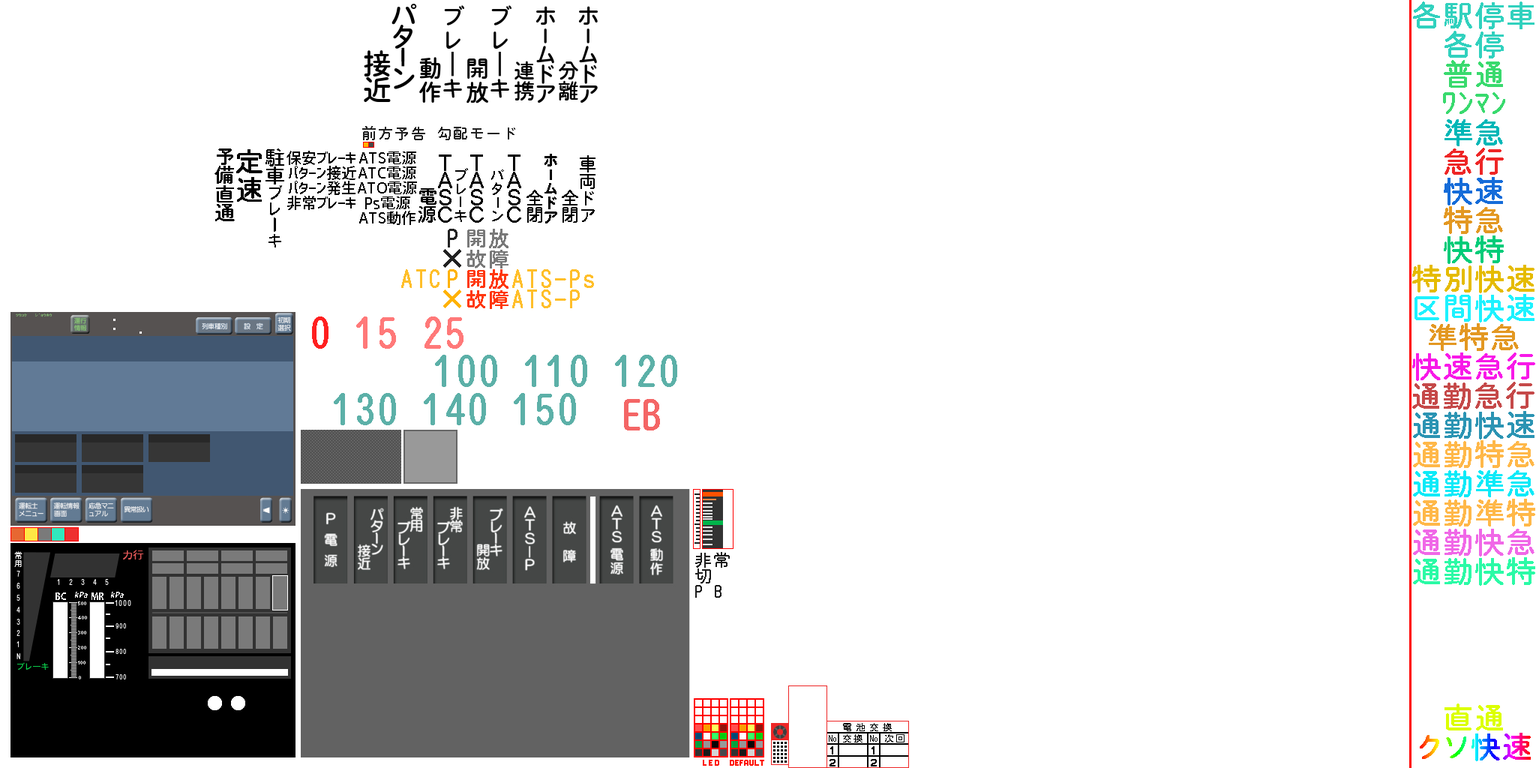
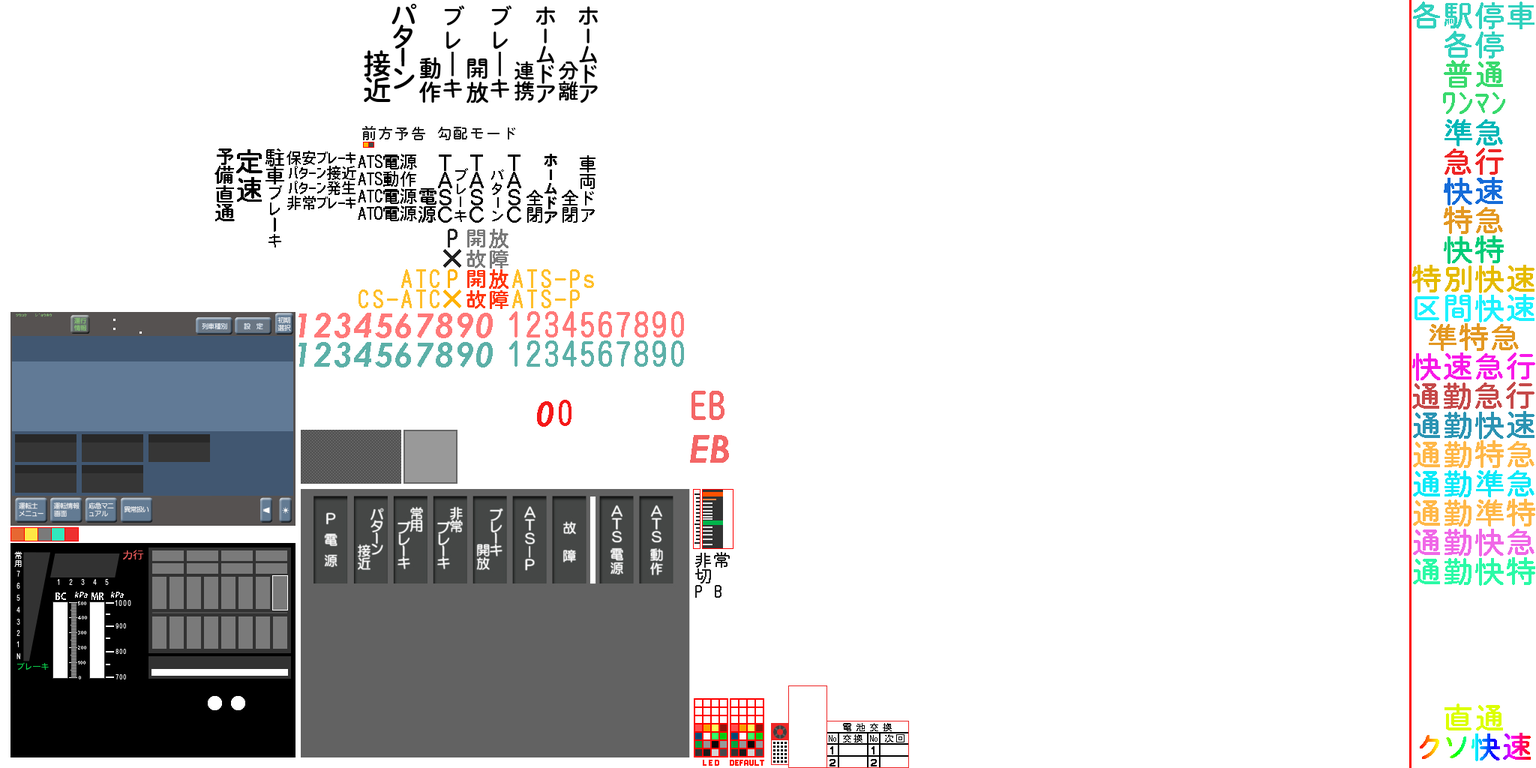
The second 1536 x 768 image is a revision of the first. Changes to its layers:
painted on "ATS電源 ..." over [357, 151, 417, 225]
renamed "ATC ..." to "ATC ... #1", painted on it over [358, 289, 440, 309]
removed layer "mph" from group "LCD01" over [691, 390, 723, 394]
renamed "km/h" to "km/h ...", painted on it over [689, 390, 729, 463]
removed layer "EB" from group "LCD01" over [623, 398, 660, 431]
added layer "1234567890" in group "その他" over [333, 400, 525, 426]
added layer "00" in group "その他" over [536, 399, 572, 427]
painted on "ATC表記" over [298, 311, 684, 426]
